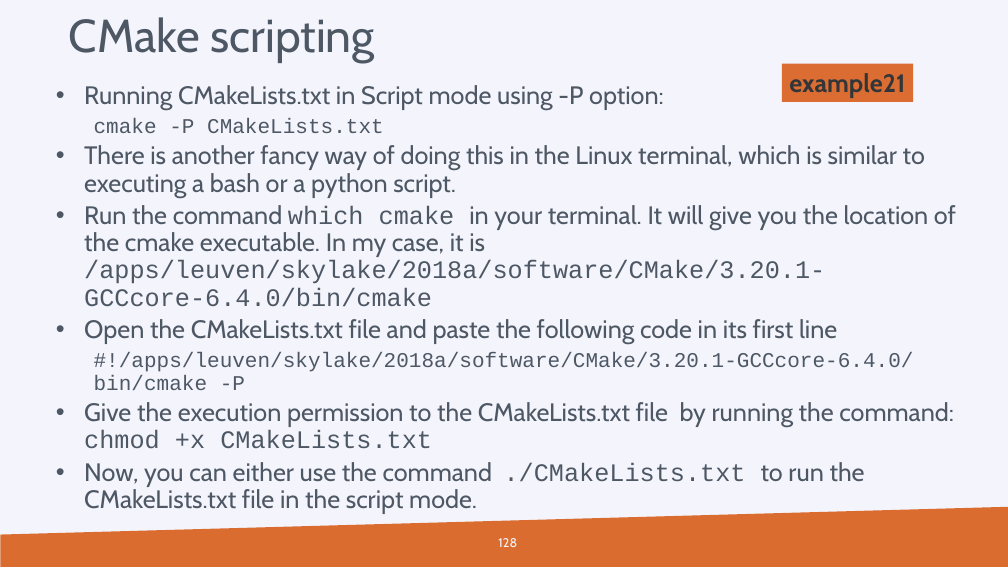
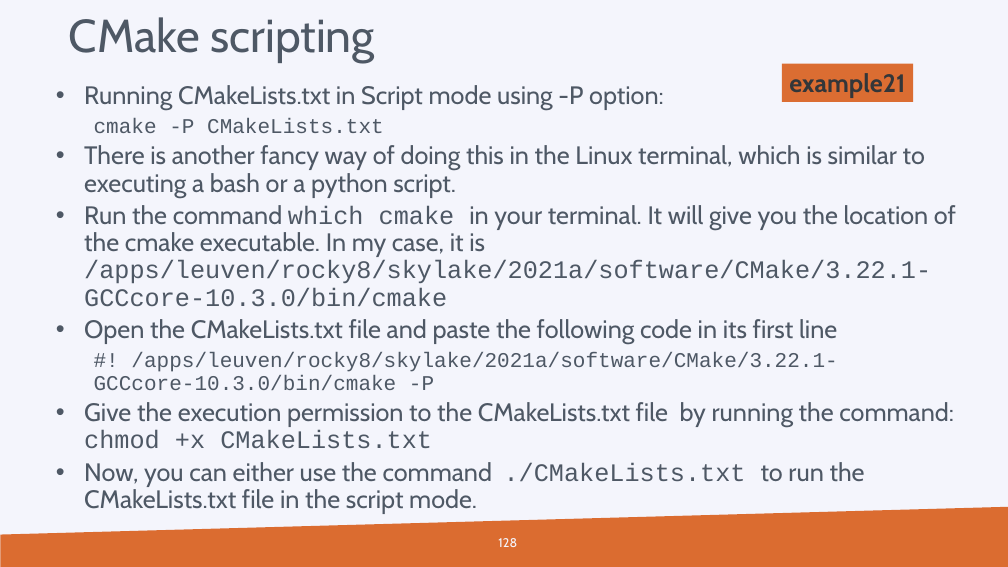
Before and after one commit to hpcleuven/CMake-intro, a slide deck: slide 128 of CMake-introduction.pptx. Drawn at 1008x567 pixels with LibreOffice and Linux fonts; fonts in the diff are those of the drawing; background and template pictures are left out. Boxes give left, top, right and bottom in pixels: in the first picture for what was removed or moved away, otherwise in the second. Text is boxed around its words. In the diff, an @@ line names an element or a change of style, - is before the commit and + after.

```diff
--- a/CMake-introduction.pptx
+++ b/CMake-introduction.pptx
@@ text at (84,205,956,307): text changed; font Cabin to Courier New @@
-  • Run the command which cmake in your terminal. It will give you the location of the cmake executable. In my case, it is /apps/leuven/skylake/2018a/software/CMake/3.20.1-GCCcore-6.4.0/bin/cmake
+  • Run the command which cmake in your terminal. It will give you the location of the cmake executable. In my case, it is /apps/leuven/rocky8/skylake/2021a/software/CMake/3.22.1-GCCcore-10.3.0/bin/cmake
@@ text at (94,352,837,390): text changed @@
-    #!/apps/leuven/skylake/2018a/software/CMake/3.20.1-GCCcore-6.4.0/bin/cmake -P
+    #! /apps/leuven/rocky8/skylake/2021a/software/CMake/3.22.1-GCCcore-10.3.0/bin/cmake -P
```
Also in this commit, not shown: 3 other slides changed, 1 other file.
